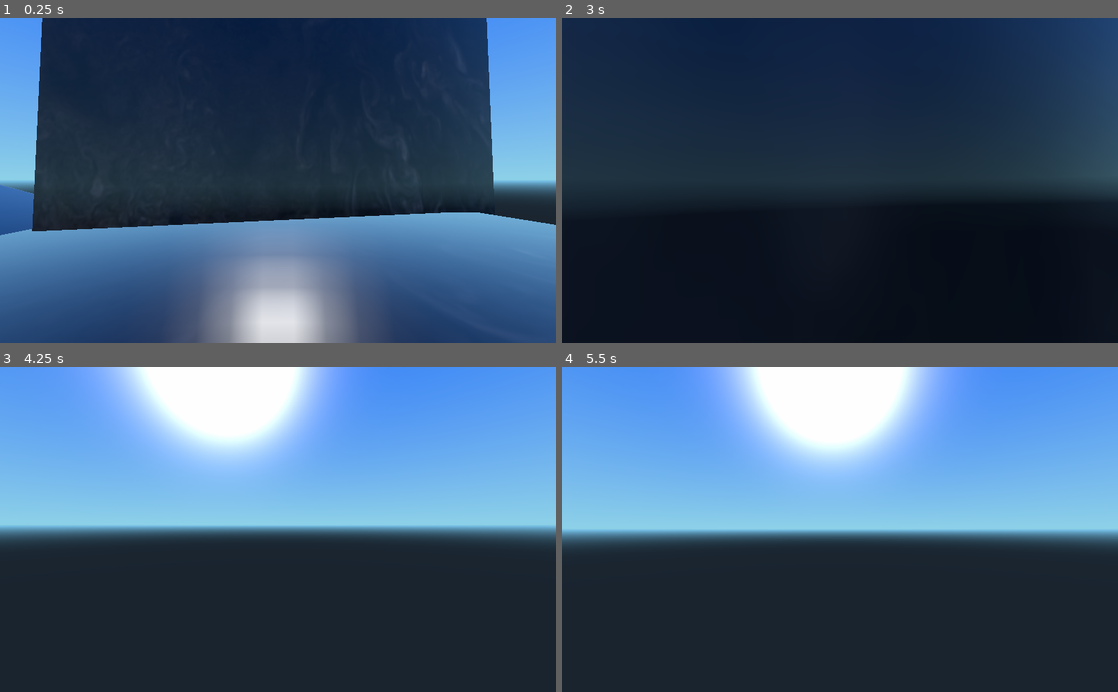
Above: before the commit, frames 1-4 (two rows, left to right).
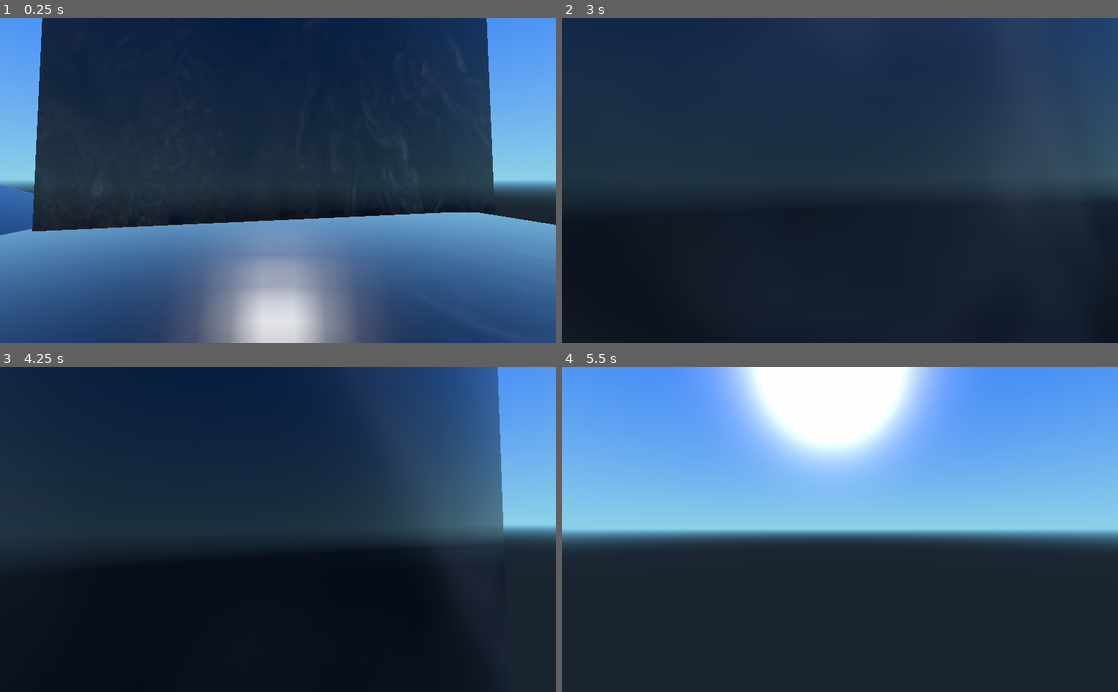
Above: after the commit, the same moments.

Repository: hashalon/Medieval
Game: Godot game, scene res://base.tscn
The game is run twice, just before and just after one commit, with the same random seed, the same clock (stepped at 60 frames per second) and the same inputs.
Inputs (mouse positions are in pixels of both pictures, inside the frame that each line leads up to):
- Up to frame 1 (0.25 s): no input
- Up to frame 2 (3 s): tap Enter at 0.5 s; move the mouse to (867, 180) at 0.52 s; press the mouse at (867, 180) at 0.53 s; hold W (up) from 0.53 s (still down); tap Space (jump) at 0.77, 1.07, 1.52, 1.55, 1.82 s; right-click (867, 180) at 0.8 s; move the mouse to (812, 180) at 1.27 s; release the mouse at (812, 180) at 1.28 s; right-click (812, 180) at 1.35 s; move the mouse to (851, 174) at 2.02 s; hold Space (jump) 2.03-2.78 s; click (851, 174) at 2.3 s; move the mouse to (834, 187) at 2.77 s; click (834, 187) at 2.85 s
- Up to frame 3 (4.25 s): keep holding W (up); tap Space (jump) at 3.02, 3.32, 3.5, 3.77, 3.8, 4.07 s; right-click (272, 536) at 3.05 s; move the mouse to (316, 532) at 3.52 s; hold Right mouse button (secondary) from 3.53 s (still down)
- Up to frame 4 (5.5 s): keep holding W (up); move the mouse to (795, 526) at 4.27 s; release Right mouse button (secondary) at 4.28 s; click (795, 526) at 4.35 s; tap Space (jump) at 4.52, 4.82 s; tap Enter at 5 s; move the mouse to (845, 529) at 5.02 s; hold Right mouse button (secondary) from 5.03 s (still down)

The runs differ from the first frame. In frame 2, 3.8% of the frame differs, in the area x 70-94%, y 53-87%; in frame 3, 47%, in the area x 0-91%, y 0-81%; in frame 4, nothing differs.

Commit message:
started working on projectiles

Diff:
--- a/base.tscn
+++ b/base.tscn
@@ -3,7 +3,7 @@
 [ext_resource path="res://base.gd" type="Script" id=1]
 [ext_resource path="res://jupiter.png" type="Texture" id=2]
 [ext_resource path="res://character/Character.tscn" type="PackedScene" id=3]
-[ext_resource path="res://character/knight/Knight.tscn" type="PackedScene" id=4]
+[ext_resource path="res://character/wizard/Wizard.tscn" type="PackedScene" id=4]
 
 [sub_resource type="BoxShape" id=1]
 
@@ -244,8 +244,6 @@
 
 transform = Transform( 0.368804, 0, 0.929507, 0, 1, 0, -0.929507, 0, 0.368804, 4.10026, 1.64872, 0 )
 is_controlled = false
-team = 0
-health = 100
 
 [node name="Camera" type="Camera" parent="." index="6"]
 
@@ -263,8 +261,6 @@
 near = 0.05
 far = 100.0
 
-[node name="Knight" parent="." index="7" instance=ExtResource( 4 )]
-
-transform = Transform( 1, 0, 0, 0, 1, 0, 0, 0, 1, 0, 3.12896, 0 )
-team = 0
-health = 100
+[node name="Wizard" parent="." index="7" instance=ExtResource( 4 )]
+
+transform = Transform( 1, 0, 0, 0, 1, 0, 0, 0, 1, 0, 4.36938, 0 )
--- a/character/Character.gd
+++ b/character/Character.gd
@@ -28,15 +28,18 @@
 var _jump_timer = 0                # reaction timer for jumping
 
 # nodes...
+onready var _root_node   = get_tree().get_root()
 onready var _camera_node = $Camera
 onready var _feet_node   = $Feet
 onready var _model_node  = $Model
 
 # constants
-const REACTION_TIME  = 0.2
-const MAX_SLIDES     = 4
-const STEEP_SLOPE    = deg2rad(45)
-const MAX_ANGLE      = deg2rad(90)
+const REACTION_TIME   = 0.2
+const MAX_SLIDES      = 4
+const STEEP_SLOPE     = deg2rad(45)
+const MAX_ANGLE       = deg2rad(90)
+const EPSILON_IMPULSE = 0.1
+# inertia of objects on the ground and in the air
 const INERTIA_GROUND = 0.9
 const INERTIA_AIR    = 0.99
 # used to alter the gravity applied when doing a high jump or low jump
@@ -164,13 +167,25 @@
 func    get_class(): return "Character"
 
 # return true if the character is really grounded
-func is_grounded(): is_on_floor() or _feet_node.is_colliding()
+func is_grounded(): return is_on_floor() or _feet_node.is_colliding()
 
 # two characters are enemies if one is neutral or their teams are different
 func is_enemy(other):
 	# no cast in godot
 	if not other.is_class('Character') or other == self: return false
 	return team == TEAM.neutral or other.team == TEAM.neutral or team != other.team
+
+# return the direction the head is looking at
+func get_forward_look():
+	return _camera_node.global_transform.basis.xform(Vector3(0, 0, -1)).normalized()
+
+# return the position of the head in global space
+func get_head_position():
+	return _camera_node.global_transform.origin
+
+# return the basis of the head
+func get_head_basis():
+	return _camera_node.global_transform.basis
 
 ## STATIC FUNCTIONS ##
 
--- a/character/Character.tscn
+++ b/character/Character.tscn
@@ -68,7 +68,7 @@
 distance_fade_enable = false
 _sections_unfolded = [ "Albedo", "Flags", "Metallic" ]
 
-[node name="Character" type="KinematicBody" index="0"]
+[node name="Character" type="KinematicBody"]
 
 input_ray_pickable = true
 input_capture_on_drag = false
@@ -87,6 +87,8 @@
 move_speed = 10.0
 jump_speed = 7.5
 gravity = 10.0
+team = 0
+health = 100
 
 [node name="Camera" type="Camera" parent="." index="0"]
 
@@ -113,7 +115,7 @@
 collision_mask = 1
 _sections_unfolded = [ "Transform" ]
 
-[node name="Shape" type="CollisionShape" parent="." index="2"]
+[node name="body" type="CollisionShape" parent="." index="2"]
 
 transform = Transform( 1, 0, 5.30863e-14, 5.30863e-14, 1.62921e-07, -1, 0, 1, 1.62921e-07, 0, 0, 0 )
 shape = SubResource( 1 )
--- /dev/null
+++ b/character/dragonewt/CannonBall.gd
@@ -0,0 +1,45 @@
+extends RayCast
+
+export var lifetime   = 5
+export var move_speed = 30
+export var gravity    = 30
+
+var _player   = null
+var _velocity = Vector3()
+
+func _ready():
+	pass
+
+# move projectile quickly
+func _physics_process(delta):
+	# restrict the life time of the projectile
+	if lifetime > 0: lifetime -= delta
+	else: explode()
+
+	# move the projectile
+	_velocity.y -= gravity * delta
+	global_translate(_velocity * delta)
+	look_at(global_transform.origin + _velocity, Vector3(0, 1, 0))
+
+	# detect collisions
+	if is_colliding():
+		var obj = get_collider()
+		if _player.is_enemy(obj):
+			# TODO: damage enemy
+			pass
+		explode()
+
+
+# the player who generated this projectile
+func prepare(player):
+	_player = player
+	add_exception(player)
+	var dir = player.get_forward_look()
+	look_at(dir, Vector3(0, 1, 0))
+	global_transform.origin = player.get_head_position()
+	_velocity = dir * move_speed
+
+# explode and damage enemies in the radius
+func explode():
+	print("BOOM!")
+	queue_free()
--- /dev/null
+++ b/character/dragonewt/CannonBall.tscn
@@ -0,0 +1,57 @@
+[gd_scene load_steps=3 format=2]
+
+[ext_resource path="res://character/dragonewt/CannonBall.gd" type="Script" id=1]
+
+[sub_resource type="SphereMesh" id=1]
+
+custom_aabb = AABB( 0, 0, 0, 0, 0, 0 )
+radius = 1.0
+height = 2.0
+radial_segments = 64
+rings = 32
+is_hemisphere = false
+
+[node name="CannonBall" type="RayCast"]
+
+enabled = true
+exclude_parent = false
+cast_to = Vector3( 0, 0, -1 )
+collision_mask = 1
+script = ExtResource( 1 )
+lifetime = 5
+move_speed = 30
+gravity = 30
+
+[node name="model" type="MeshInstance" parent="." index="0"]
+
+transform = Transform( 0.5, 0, 0, 0, 0.5, 0, 0, 0, 0.5, 0, 0, 0 )
+layers = 1
+material_override = null
+cast_shadow = 1
+extra_cull_margin = 0.0
+use_in_baked_light = false
+lod_min_distance = 0.0
+lod_min_hysteresis = 0.0
+lod_max_distance = 0.0
+lod_max_hysteresis = 0.0
+mesh = SubResource( 1 )
+skeleton = NodePath("..")
+material/0 = null
+_sections_unfolded = [ "Transform" ]
+
+[node name="model2" type="MeshInstance" parent="." index="1"]
+
+transform = Transform( 0.2, 0, 0, 0, 0.2, 0, 0, 0, 0.5, 0, 0, 0.783911 )
+layers = 1
+material_override = null
+cast_shadow = 1
+extra_cull_margin = 0.0
+use_in_baked_light = false
+lod_min_distance = 0.0
+lod_min_hysteresis = 0.0
+lod_max_distance = 0.0
+lod_max_hysteresis = 0.0
+mesh = SubResource( 1 )
+skeleton = NodePath("..")
+material/0 = null
+_sections_unfolded = [ "Transform" ]
--- a/character/dragonewt/Dragonewt.gd
+++ b/character/dragonewt/Dragonewt.gd
@@ -5,15 +5,21 @@
 export var cannon_pushback = 10.0
 export var hover_fall      = 0.1
 
+var _ray_length = 0
+
 # get rays for the shotgun
 onready var _rays = $Camera.get_children()
 
+# projectile
+onready var _ball_scene = load("res://character/dragonewt/CannonBall.tscn")
 
 func _ready():
 	._ready()
 
+	# ignore self for each ray
 	for ray in _rays:
 		ray.add_exception(self)
+	_ray_length = abs(_rays[0].get_cast_to().z)
 
 # regular update function
 func _physics_process(delta):
@@ -39,15 +45,40 @@
 
 # throw a lightning bolt
 func _fire_sparks():
+	var characters = {} # dictionary
+
 	# because rays are disabled, we need to manually update each one of them when
 	for ray in _rays:
 		ray.force_raycast_update()
 
+		# for each ray, see if we collided with something
+		if ray.is_colliding():
+			var obj = ray.get_collider()
+			if is_enemy(obj):
+				var dist   = global_transform.origin.distance_to(ray.get_collision_point())
+				var damage = fire_damage * (_ray_length - dist) / _ray_length
+
+				# cumulate damages
+				if characters.has(obj):
+					characters[obj] += damage
+				else:
+					characters[obj] = damage
+
+	# apply damages
+	for chr in characters:
+		var dmg = characters[chr]
+		print("damage " + str(dmg))
 
 # fire a cannon-ball
 func _cannon_ball():
-	var force = _camera_node.global_transform.basis.xform(Vector3(0, 0, cannon_pushback))
+	# apply push back force to self
+	var force = get_forward_look() * -cannon_pushback
 	add_force(force)
+
+	# create instance
+	var ball = _ball_scene.instance()
+	ball.prepare(self)
+	_root_node.add_child(ball)
 
 	# allow pushback only if touching the ground
 #	if _bolt_target.is_colliding():
--- a/character/dragonewt/Dragonewt.tscn
+++ b/character/dragonewt/Dragonewt.tscn
@@ -68,7 +68,7 @@
 distance_fade_enable = false
 _sections_unfolded = [ "Albedo", "Flags", "Metallic" ]
 
-[node name="Dragonewt" type="KinematicBody" index="0"]
+[node name="Dragonewt" type="KinematicBody"]
 
 input_ray_pickable = true
 input_capture_on_drag = false
@@ -158,7 +158,7 @@
 collision_mask = 1
 _sections_unfolded = [ "Transform" ]
 
-[node name="Shape" type="CollisionShape" parent="." index="2"]
+[node name="body" type="CollisionShape" parent="." index="2"]
 
 transform = Transform( 1, 0, 5.30863e-14, 5.30863e-14, 1.62921e-07, -1, 0, 1, 1.62921e-07, 0, 0, 0 )
 shape = SubResource( 1 )
--- a/character/knight/Knight.gd
+++ b/character/knight/Knight.gd
@@ -74,7 +74,7 @@
 	_charge_timer = charge_time
 	# manage velocity
 	_push_force   = Vector3()
-	_velocity     = global_transform.basis.xform(Vector3(0, 0, -1)).normalized() * charge_speed
+	_velocity     = get_forward_look() * charge_speed
 	current_speed = charge_speed
 
 	# if the plane is bend, project the velocity on the plane
@@ -105,7 +105,7 @@
 		# if the object is a character -> impact him
 		if is_enemy(obj):
 			var dir = _velocity.normalized()
-			if dir.y < 0: dir.y = 0
+			if dir.y < EPSILON_IMPULSE: dir.y = EPSILON_IMPULSE
 			obj.add_force(dir * charge_force)
 			# TODO: damages
 
--- a/character/knight/Knight.tscn
+++ b/character/knight/Knight.tscn
@@ -72,14 +72,6 @@
 distance_fade_enable = false
 _sections_unfolded = [ "Albedo", "Flags", "Metallic" ]
 
-[sub_resource type="CubeMesh" id=5]
-
-custom_aabb = AABB( 0, 0, 0, 0, 0, 0 )
-size = Vector3( 2, 2, 2 )
-subdivide_width = 0
-subdivide_height = 0
-subdivide_depth = 0
-
 [node name="Knight" type="KinematicBody"]
 
 input_ray_pickable = true
@@ -152,7 +144,7 @@
 reverb_bus_uniformity = 0.0
 _sections_unfolded = [ "Collision" ]
 
-[node name="Zone" type="CollisionShape" parent="Camera/Sword" index="0"]
+[node name="range" type="CollisionShape" parent="Camera/Sword" index="0"]
 
 transform = Transform( 1, 0, 0, 0, 1, 0, 0, 0, 1, 0, 0, -1 )
 shape = SubResource( 1 )
@@ -167,7 +159,7 @@
 collision_mask = 1
 _sections_unfolded = [ "Transform" ]
 
-[node name="Shape" type="CollisionShape" parent="." index="2"]
+[node name="body" type="CollisionShape" parent="." index="2"]
 
 transform = Transform( 1, 0, 5.30863e-14, 5.30863e-14, 1.62921e-07, -1, 0, 1, 1.62921e-07, 0, 0, 0 )
 shape = SubResource( 2 )
@@ -190,21 +182,3 @@
 skeleton = NodePath("..")
 material/0 = SubResource( 4 )
 _sections_unfolded = [ "Transform", "material" ]
-
-[node name="Model2" type="MeshInstance" parent="." index="4"]
-
-transform = Transform( 0.217942, 0, 0, 0, 0.196844, 0, 0, 0, 0.5, 0, 0.491017, -0.833679 )
-visible = false
-layers = 1
-material_override = null
-cast_shadow = 1
-extra_cull_margin = 0.0
-use_in_baked_light = false
-lod_min_distance = 0.0
-lod_min_hysteresis = 0.0
-lod_max_distance = 0.0
-lod_max_hysteresis = 0.0
-mesh = SubResource( 5 )
-skeleton = NodePath("..")
-material/0 = null
-_sections_unfolded = [ "Transform", "material" ]
--- /dev/null
+++ b/character/rogue/Arrow.gd
@@ -0,0 +1,35 @@
+extends RayCast
+
+export var lifetime   = 2
+export var move_speed = 100
+
+var _player   = null
+var _velocity = Vector3()
+
+func _ready():
+	pass
+
+func _physics_process(delta):
+	# restrict the life time of the projectile
+	if lifetime > 0: lifetime -= delta
+	else: queue_free()
+
+	# detect collisions
+	if is_colliding():
+		var obj = get_collider()
+		if obj.is_class("Character"):
+			# damage
+			pass
+		queue_free()
+	# move the projectile
+	global_translate(_velocity * delta)
+
+
+# the player who generated this projectile
+func prepare(player):
+	_player = player
+	add_exception(player)
+	var dir = player.get_forward_look()
+	look_at(dir, Vector3(0, 1, 0))
+	global_transform.origin = player.get_head_position()
+	_velocity = dir * move_speed
--- /dev/null
+++ b/character/rogue/Arrow.tscn
@@ -0,0 +1,39 @@
+[gd_scene load_steps=3 format=2]
+
+[ext_resource path="res://character/rogue/Arrow.gd" type="Script" id=1]
+
+[sub_resource type="CubeMesh" id=1]
+
+custom_aabb = AABB( 0, 0, 0, 0, 0, 0 )
+size = Vector3( 2, 2, 2 )
+subdivide_width = 0
+subdivide_height = 0
+subdivide_depth = 0
+
+[node name="Arrow" type="RayCast"]
+
+enabled = true
+exclude_parent = false
+cast_to = Vector3( 0, 0, -2 )
+collision_mask = 1
+script = ExtResource( 1 )
+_sections_unfolded = [ "Transform" ]
+lifetime = 2
+move_speed = 100
+
+[node name="model" type="MeshInstance" parent="." index="0"]
+
+transform = Transform( 0.1, 0, 0, 0, 0.1, 0, 0, 0, 1, 0, 0, 0 )
+layers = 1
+material_override = null
+cast_shadow = 1
+extra_cull_margin = 0.0
+use_in_baked_light = false
+lod_min_distance = 0.0
+lod_min_hysteresis = 0.0
+lod_max_distance = 0.0
+lod_max_hysteresis = 0.0
+mesh = SubResource( 1 )
+skeleton = NodePath("..")
+material/0 = null
+_sections_unfolded = [ "Transform" ]
--- a/character/rogue/Rogue.gd
+++ b/character/rogue/Rogue.gd
@@ -2,16 +2,17 @@
 
 # attributes
 export var hook_speed  = 200.0
-export var double_jump = 5.0
 # use the ray itself to define the maximum distance
 
 # private members
 var _hook_point = null # Vector3
-var _has_jumped = false
+var _jump_count = 0
 
 # nodes...
 onready var _hook_ray = $Camera/Hook
 
+# projectile
+onready var _arrow_scene = load("res://character/rogue/Arrow.tscn")
 
 func _ready():
 	._ready()
@@ -29,6 +30,9 @@
 
 	# fire an arrow
 	if Input.is_action_just_pressed('attack'):
+		var arrow = _arrow_scene.instance()
+		arrow.prepare(self)
+		_root_node.add_child(arrow)
 		pass
 
 	# use grappling hook
@@ -49,11 +53,10 @@
 
 	# allow multiple jumps
 	if is_grounded():
-		_has_jumped = false
-	else:
-		if Input.is_action_just_pressed('jump') and not _has_jumped:
-			_velocity.y = double_jump
-			_has_jumped = true
+		_jump_count = 0
+	elif Input.is_action_just_pressed('jump'):
+		_jump_count += 1
+		if _jump_count < 2: _velocity.y = jump_speed
 
 	._physics_process(delta)
 
@@ -64,7 +67,7 @@
 
 func _hook_end():
 	if _hook_point != null:
-		_velocity = Vector3(0, double_jump, 0)
+		_velocity = Vector3(0, jump_speed, 0)
 	can_move_body = true
 	_hook_point   = null
-	_has_jumped   = false
+	_jump_count   = 0
--- a/character/rogue/Rogue.tscn
+++ b/character/rogue/Rogue.tscn
@@ -90,7 +90,6 @@
 team = 0
 health = 100
 hook_speed = 200.0
-double_jump = 5.0
 
 [node name="Camera" type="Camera" parent="." index="0"]
 
@@ -124,7 +123,7 @@
 collision_mask = 1
 _sections_unfolded = [ "Transform" ]
 
-[node name="Shape" type="CollisionShape" parent="." index="2"]
+[node name="body" type="CollisionShape" parent="." index="2"]
 
 transform = Transform( 1, 0, 5.30863e-14, 5.30863e-14, 1.62921e-07, -1, 0, 1, 1.62921e-07, 0, 0, 0 )
 shape = SubResource( 1 )
--- /dev/null
+++ b/character/wizard/MagicBall.gd
@@ -0,0 +1,42 @@
+extends RayCast
+
+export var lifetime   = 10
+export var move_speed = 10
+
+var _player   = null
+var _velocity = Vector3()
+
+func _ready():
+	pass
+
+func _physics_process(delta):
+	# restrict the life time of the projectile
+	if lifetime > 0: lifetime -= delta
+	else: queue_free()
+
+	# detect collisions
+	if is_colliding():
+		var obj = get_collider()
+		if not obj.is_class("Character"):
+			# bounce of walls only
+			bounce(get_collision_normal())
+	# move the projectile
+	global_translate(_velocity * delta)
+
+
+# the player who generated this projectile
+func prepare(player):
+	_player = player
+	add_exception(player)
+	var dir = player.get_forward_look()
+	#look_at(dir, Vector3(0, 1, 0))
+	# TODO: rotate directly via the spatial class !
+	global_transform.basis  = player.get_head_basis()
+	global_transform.origin = player.get_head_position()
+	_velocity = dir * move_speed
+
+# make the ball bounce of the plane defined by the given normal
+func bounce(normal):
+	var dir = -_velocity.reflect(normal).normalized()
+	look_at(global_transform.origin + dir, Vector3(0, 1, 0))
+	_velocity = dir * move_speed
--- /dev/null
+++ b/character/wizard/MagicBall.tscn
@@ -0,0 +1,56 @@
+[gd_scene load_steps=3 format=2]
+
+[ext_resource path="res://character/wizard/MagicBall.gd" type="Script" id=1]
+
+[sub_resource type="SphereMesh" id=1]
+
+custom_aabb = AABB( 0, 0, 0, 0, 0, 0 )
+radius = 1.0
+height = 2.0
+radial_segments = 64
+rings = 32
+is_hemisphere = false
+
+[node name="MagicBall" type="RayCast" index="0"]
+
+enabled = true
+exclude_parent = false
+cast_to = Vector3( 0, 0, -1 )
+collision_mask = 1
+script = ExtResource( 1 )
+lifetime = 10
+move_speed = 10
+
+[node name="model" type="MeshInstance" parent="." index="0"]
+
+transform = Transform( 0.5, 0, 0, 0, 0.5, 0, 0, 0, 0.5, 0, 0, 0 )
+layers = 1
+material_override = null
+cast_shadow = 1
+extra_cull_margin = 0.0
+use_in_baked_light = false
+lod_min_distance = 0.0
+lod_min_hysteresis = 0.0
+lod_max_distance = 0.0
+lod_max_hysteresis = 0.0
+mesh = SubResource( 1 )
+skeleton = NodePath("..")
+material/0 = null
+_sections_unfolded = [ "Transform" ]
+
+[node name="model2" type="MeshInstance" parent="." index="1"]
+
+transform = Transform( 0.2, 0, 0, 0, 0.2, 0, 0, 0, 0.5, 0, 0, 0.762208 )
+layers = 1
+material_override = null
+cast_shadow = 1
+extra_cull_margin = 0.0
+use_in_baked_light = false
+lod_min_distance = 0.0
+lod_min_hysteresis = 0.0
+lod_max_distance = 0.0
+lod_max_hysteresis = 0.0
+mesh = SubResource( 1 )
+skeleton = NodePath("..")
+material/0 = null
+_sections_unfolded = [ "Transform" ]
--- a/character/wizard/Wizard.gd
+++ b/character/wizard/Wizard.gd
@@ -1,11 +1,19 @@
 extends "res://character/Character.gd"
 
 # attributes
-export var bolt_damage   = 8
-export var bolt_pushback = 10.0
+export var bolt_damage      = 8
+export var downthrust_speed = 2.0
+export var impact_force     = 15.0
+
+# private members
+var _is_downthrusting = false
 
 # nodes...
-onready var _bolt_zone = $Camera/Bolt
+onready var _bolt_zone   = $Camera/Bolt
+onready var _impact_zone = $Impact
+
+# projectile
+onready var _ball_scene = load("res://character/wizard/MagicBall.tscn")
 
 func _ready():
 	._ready()
@@ -16,12 +24,16 @@
 
 	# if we are downthrusting
 	if _is_downthrusting:
-		_velocity.y = -downthrust_speed
+		_velocity.y -= downthrust_speed * delta
 		if is_grounded():
-			_downthrust_end()
+			_is_downthrusting = false
+			if _impact_enemies(): _velocity.y = -_velocity.y
+			else:                 _velocity   = Vector3()
 
 	elif Input.is_action_just_pressed('jump') and not is_grounded():
-		_downthrust_begin()
+		_is_downthrusting = true
+		_velocity.y = -downthrust_speed
+		print("DOWN !")
 
 	# fire a lightning bolt (shotgun like)
 	elif Input.is_action_just_pressed('attack'):
@@ -29,7 +41,7 @@
 
 	# throw a magic-ball that bound against walls (MisterMV)
 	elif Input.is_action_just_pressed('secondary'):
-		pass
+		_magic_ball()
 
 	._physics_process(delta)
 
@@ -43,19 +55,30 @@
 	for body in bodies:
 		if is_enemy(body):
 			# Damage enemies
+			print("LIGHTNING BOLT!")
 			pass
 
+# throw a magic ball
+func _magic_ball():
+	# generate the ball
+	var ball = _ball_scene.instance()
+	ball.prepare(self)
+	_root_node.add_child(ball)
 
-# downthrust to impact enemies
-func _downthrust_begin():
-	# impact the ground with the sword !
-	_velocity = Vector3(0, -downthrust_speed, 0)
-	_is_downthrusting = true
-	# look downward
-	can_move_head = false
-	_camera_node.rotation.x = -MAX_ANGLE
+# impact enemies when downthrusting
+func _impact_enemies():
+	var impacted_one = false
 
-func _downthrust_end():
-	_is_downthrusting = false
-	can_move_head     = true
-	# impact enemies !
+	# impact all bodies in the radius
+	var bodies = _impact_zone.get_overlapping_bodies()
+	for body in bodies:
+
+		# if the object is a character -> impact him
+		if is_enemy(body):
+			var dir = (body.global_transform.origin - global_transform.origin).normalized()
+			dir.y = EPSILON_IMPULSE
+			body.add_force(dir * impact_force)
+			# TODO: damages
+			impacted_one = true
+
+	return impacted_one
--- a/character/wizard/Wizard.tscn
+++ b/character/wizard/Wizard.tscn
@@ -73,6 +73,10 @@
 distance_fade_enable = false
 _sections_unfolded = [ "Albedo", "Flags", "Metallic" ]
 
+[sub_resource type="SphereShape" id=5]
+
+radius = 1.5
+
 [node name="Wizard" type="KinematicBody"]
 
 input_ray_pickable = true
@@ -95,7 +99,8 @@
 team = 0
 health = 100
 bolt_damage = 8
-bolt_pushback = 10.0
+downthrust_speed = 2.0
+impact_force = 15.0
 
 [node name="Camera" type="Camera" parent="." index="0"]
 
@@ -137,7 +142,7 @@
 reverb_bus_amount = 0.0
 reverb_bus_uniformity = 0.0
 
-[node name="Shape" type="CollisionShape" parent="Camera/Bolt" index="0"]
+[node name="range" type="CollisionShape" parent="Camera/Bolt" index="0"]
 
 transform = Transform( 1, 0, 0, 0, 1, 0, 0, 0, 1, 0, 0, -3 )
 shape = SubResource( 1 )
@@ -152,7 +157,7 @@
 collision_mask = 1
 _sections_unfolded = [ "Transform" ]
 
-[node name="Shape" type="CollisionShape" parent="." index="2"]
+[node name="body" type="CollisionShape" parent="." index="2"]
 
 transform = Transform( 1, 0, 5.30863e-14, 5.30863e-14, 1.62921e-07, -1, 0, 1, 1.62921e-07, 0, 0, 0 )
 shape = SubResource( 2 )
@@ -175,3 +180,34 @@
 skeleton = NodePath("..")
 material/0 = SubResource( 4 )
 _sections_unfolded = [ "Transform", "material" ]
+
+[node name="Impact" type="Area" parent="." index="4"]
+
+input_ray_pickable = false
+input_capture_on_drag = false
+space_override = 0
+gravity_point = false
+gravity_distance_scale = 0.0
+gravity_vec = Vector3( 0, -1, 0 )
+gravity = 9.8
+linear_damp = 0.1
+angular_damp = 1.0
+priority = 0.0
+monitoring = true
+monitorable = true
+collision_layer = 1
+collision_mask = 1
+audio_bus_override = false
+audio_bus_name = "Master"
+reverb_bus_enable = false
+reverb_bus_name = "Master"
+reverb_bus_amount = 0.0
+reverb_bus_uniformity = 0.0
+_sections_unfolded = [ "Audio Bus", "Collision" ]
+
+[node name="zone" type="CollisionShape" parent="Impact" index="0"]
+
+transform = Transform( 1, 0, 0, 0, 1, 0, 0, 0, 1, 0, -1, 0 )
+shape = SubResource( 5 )
+disabled = false
+_sections_unfolded = [ "Transform" ]
Not shown: 1 places in character/knight/Knight.tscn that only renumber resources
Not shown: 1 places in character/wizard/Wizard.tscn that only renumber resources
